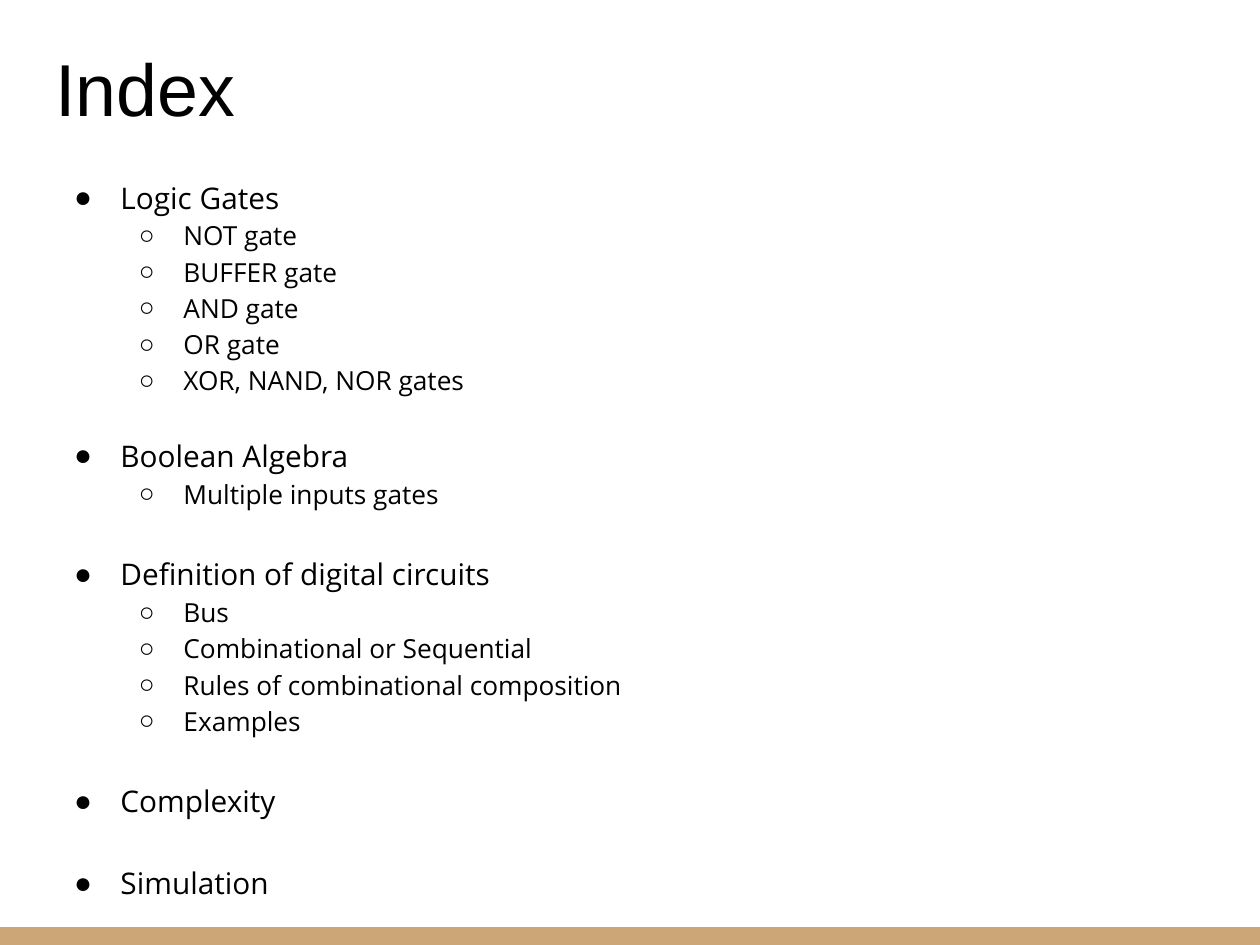
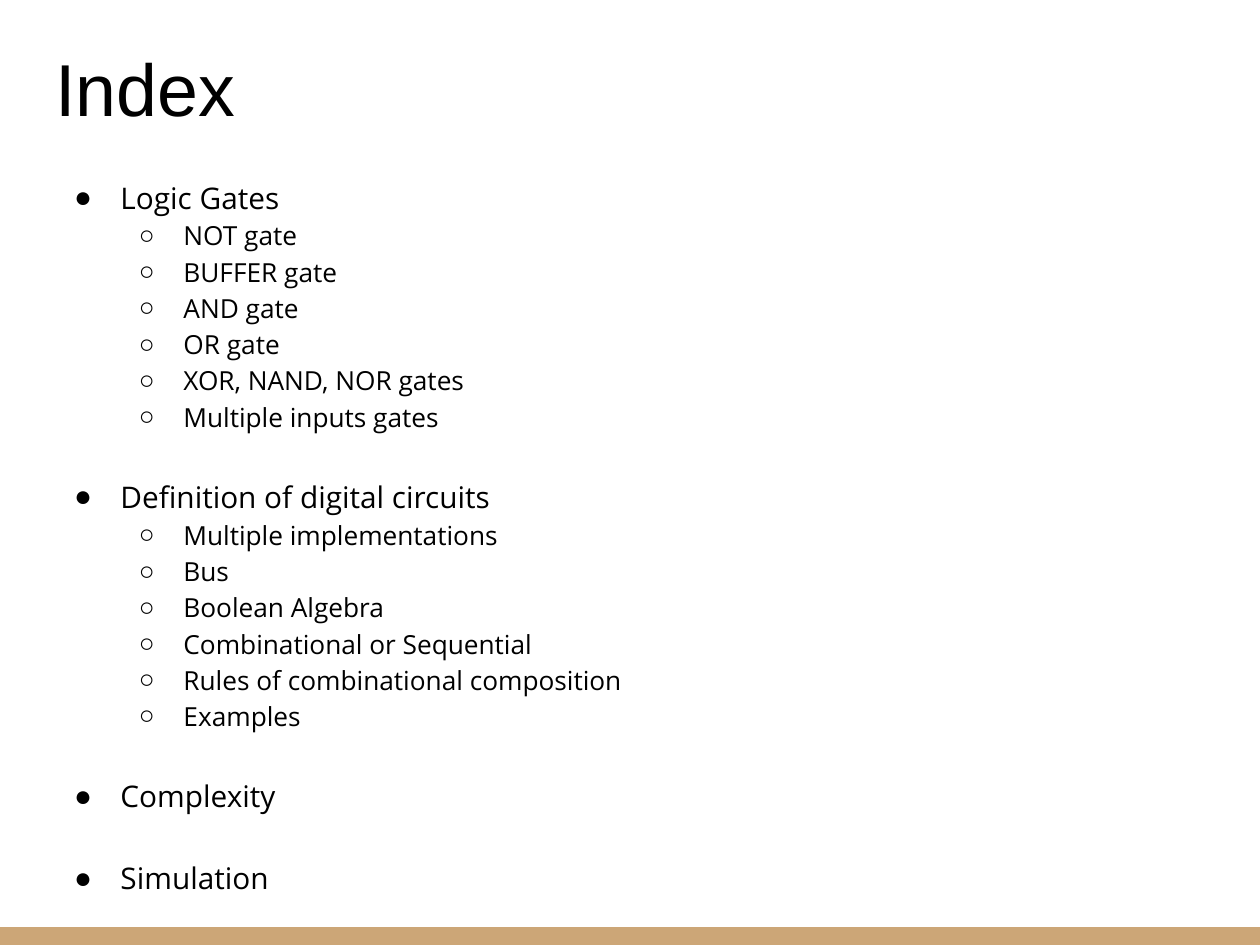
Before and after one commit to riccardoberta/esd, a slide deck: slide 2 of 03 - Logic Gates and Circuits/slides.pptx. Drawn at 1260x945 pixels with LibreOffice and Linux fonts; fonts in the diff are those of the drawing. Boxes give left, top, right and bottom in pixels: in the first picture for what was removed or moved away, otherwise in the second. Text is boxed around its words. In the diff, an @@ line names an element or a change of style, - is before the commit and + after.

Commit message:
Fix on boolean algebra exercises

```diff
--- a/03 - Logic Gates and Circuits/slides.pptx
+++ b/03 - Logic Gates and Circuits/slides.pptx
@@ text at (120, 444, 348, 474): paragraph removed @@
-● Boolean Algebra
@@ text at (183, 525, 498, 552): paragraph added @@
+  ○ Multiple implementations
@@ text at (183, 597, 384, 624): paragraph added @@
+  ○ Boolean Algebra
```
Also in this commit, not shown: 4 other slides changed, 1 slide added, 36 other files.
